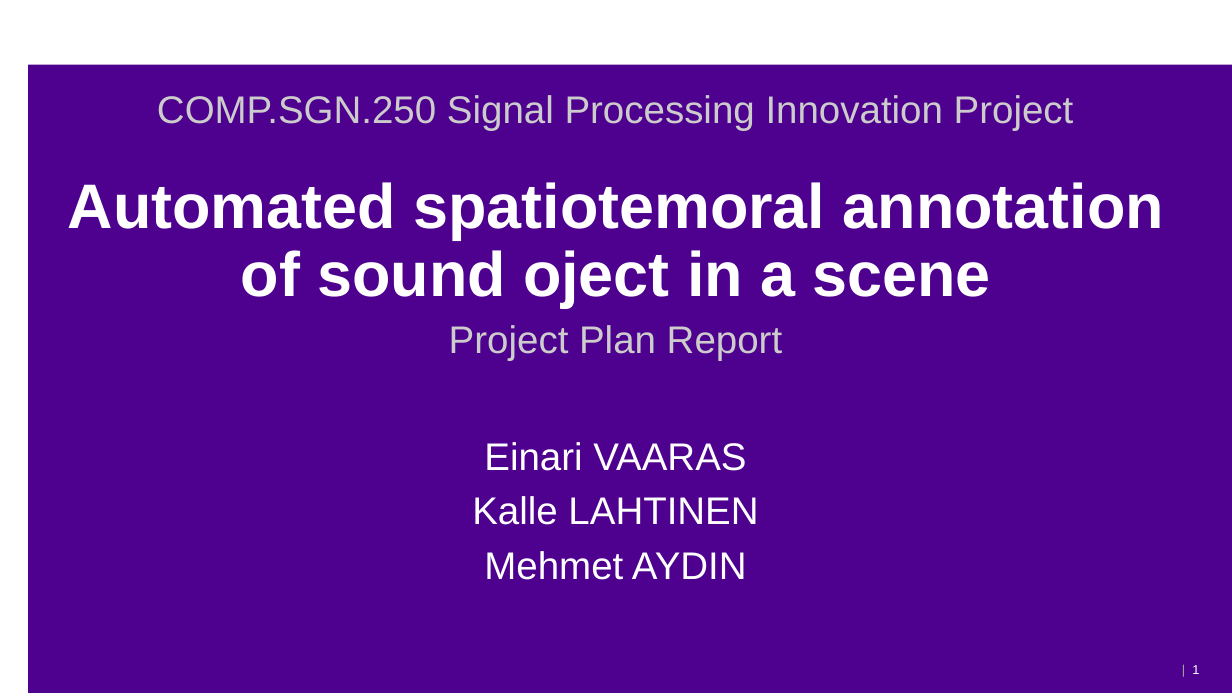
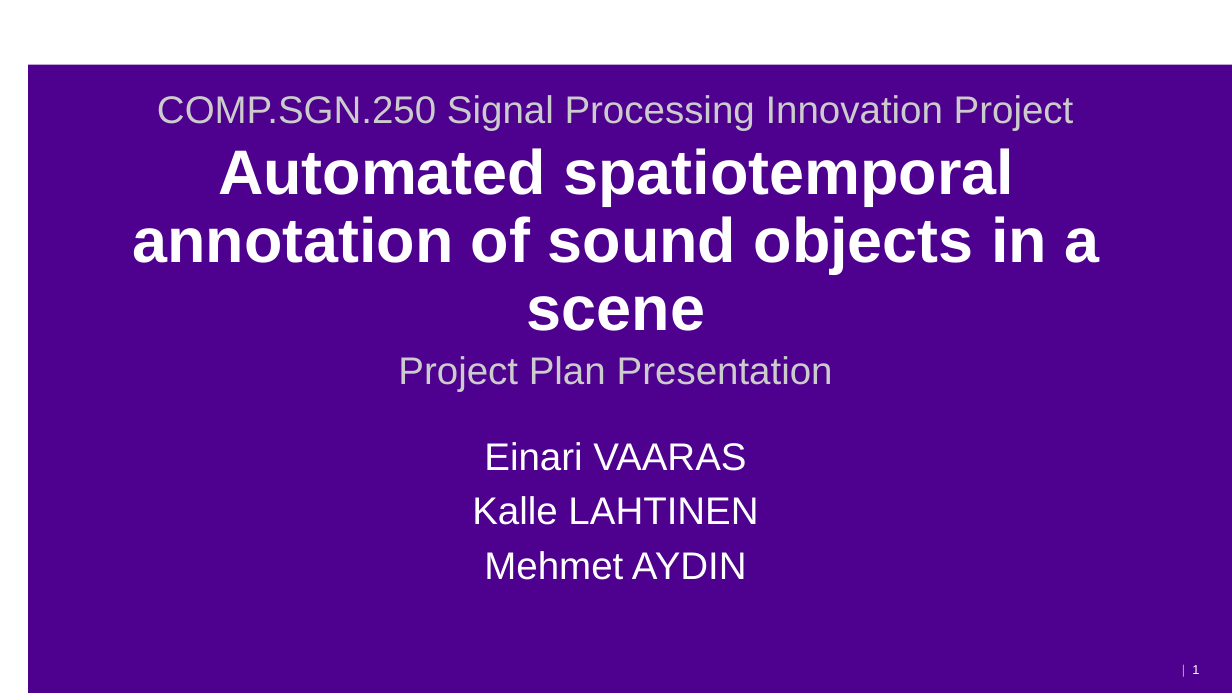
Before and after one commit to ktlhtn/AutoSTAnnot, a slide deck: slide 1 of Power point files/Project plan report.pptx. Drawn at 1232x693 pixels with LibreOffice and Linux fonts; fonts in the diff are those of the drawing; background and template pictures are left out. Boxes give left, top, right and bottom in pixels: in the first picture for what was removed or moved away, otherwise in the second. Text is boxed around its words. In the diff, an @@ line names an element or a change of style, - is before the commit and + after.

```diff
--- a/Power point files/Project plan report.pptx
+++ b/Power point files/Project plan report.pptx
@@ title at <box>133,148,1099,331</box>: text changed @@
-Automated spatiotemoral annotation of sound oject in a scene
+Automated spatiotemporal annotation of sound objects in a scene
@@ text at <box>398,356,833,392</box>: text changed @@
-Project Plan Report
+Project Plan Presentation
```
Also in this commit, not shown: 8 other slides changed, 8 slides added, 1 slide removed, 2 other files.
